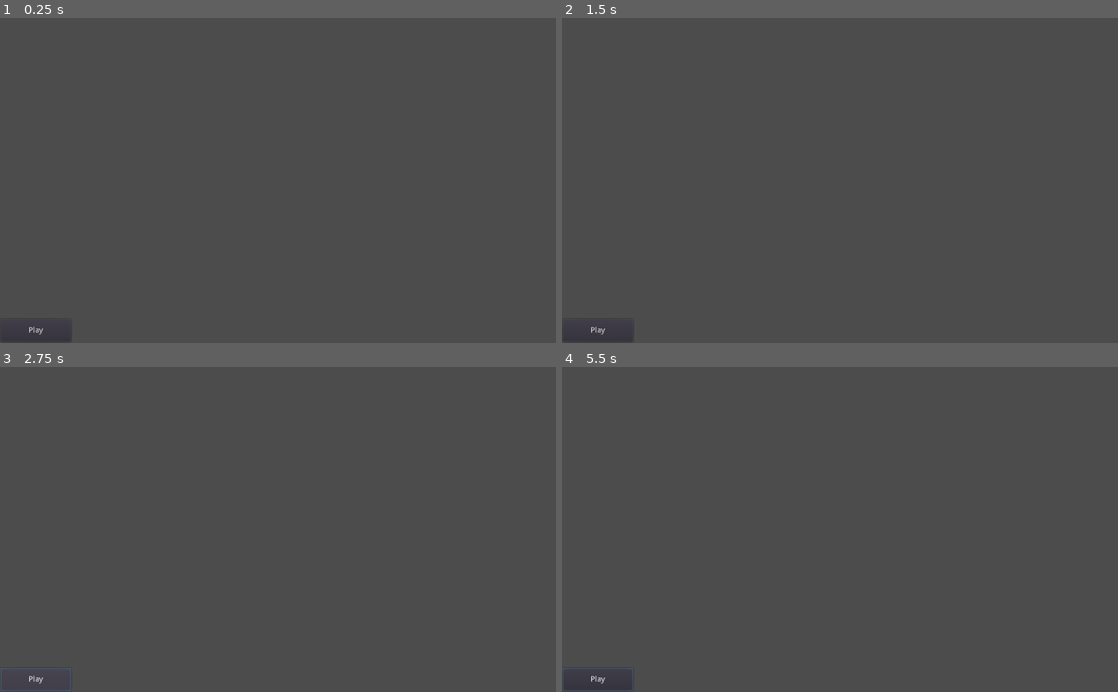
Above: before the commit, frames 1-4 (two rows, left to right).
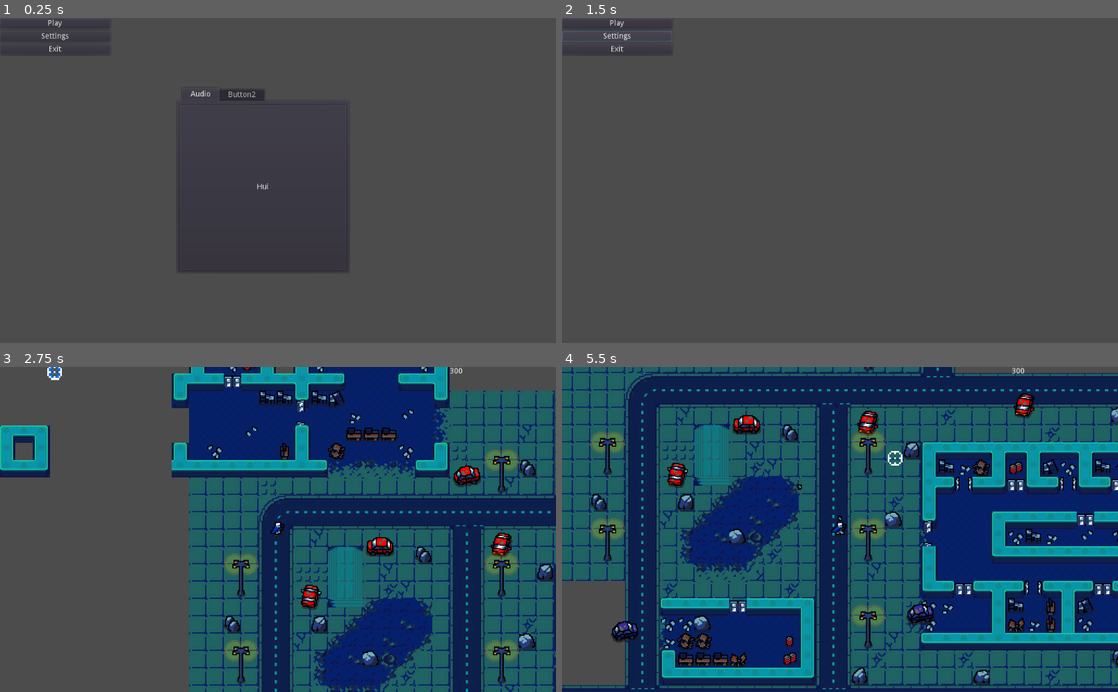
Above: after the commit, the same moments.

Repository: Blinc13/2D-Shoter
Game: Godot game, scene res://Scenes/Another/MainMenu.tscn
Two runs of this game, one before a commit and one after it. Both use one fixed random seed, a clock stepped at 60 frames per second and the inputs below. The engine's default icon, where the game draws it, is replaced by a stand-in: a white triangle on a blue panel in a dark square.
Inputs (mouse positions are in pixels of both pictures, inside the frame that each line leads up to):
- Up to frame 1 (0.25 s): no input
- Up to frame 2 (1.5 s): click (823, 187) at 0.5 s, where only the run after the commit has a clickable "Hui"; click (617, 37) at 1.25 s, where only the run after the commit has a clickable "Settings"
- Up to frame 3 (2.75 s): click "Play" at 2 s
- Up to frame 4 (5.5 s): click (595, 679) at 2.75 s, where only the run before the commit has a clickable "Play"; tap Enter at 3.5 s; move the mouse to (962, 513) at 3.52 s; hold D (Right) 3.53-4.28 s; hold Shift (Dash) 3.53-4.28 s; move the mouse to (728, 545) at 4.27 s; hold S (Down) 4.28-5.03 s; click (728, 545) at 4.35 s; move the mouse to (895, 458) at 5.02 s; hold D (Right) from 5.03 s (still down); hold Right mouse button (Grenade) from 5.03 s (still down)

The runs differ from the first frame. In frame 1, 0.9% of the frame differs, in the area x 0-63%, y 0-100%; in frame 2, 0.3%; in frame 3, 67%; in frame 4, 96%, in the area x 0-100%, y 0-100%.

Commit message:
add btns

Diff:
--- a/Scenes/Another/MainMenu.tscn
+++ b/Scenes/Another/MainMenu.tscn
@@ -10,18 +10,77 @@
 "_edit_use_anchors_": false
 }
 
-[node name="Button" type="Button" parent="."]
-anchor_left = 0.001
-anchor_top = 0.927
-anchor_right = 0.128
+[node name="TabContainer" type="TabContainer" parent="."]
+anchor_left = 0.319
+anchor_top = 0.243
+anchor_right = 0.627
+anchor_bottom = 0.782
+margin_left = 0.343994
+margin_top = -16.8
+margin_right = -0.0480347
+margin_bottom = -0.200043
+tab_align = 0
+__meta__ = {
+"_edit_use_anchors_": false
+}
+
+[node name="Audio" type="Button" parent="TabContainer"]
+anchor_right = 1.0
 anchor_bottom = 1.0
-margin_left = -0.024
-margin_top = -0.200012
-margin_right = -0.0720062
-margin_bottom = -2.0
+margin_left = 4.0
+margin_top = 32.0
+margin_right = -4.0
+margin_bottom = -4.0
+text = "Hui"
+
+[node name="Button2" type="Button" parent="TabContainer"]
+visible = false
+anchor_right = 1.0
+anchor_bottom = 1.0
+margin_left = 4.0
+margin_top = 32.0
+margin_right = -4.0
+margin_bottom = -4.0
+text = "Huii"
+
+[node name="MarginContainer" type="MarginContainer" parent="."]
+anchor_right = 0.198
+anchor_bottom = 1.0
+margin_right = 0.247986
+margin_bottom = -531.0
+__meta__ = {
+"_edit_use_anchors_": false
+}
+
+[node name="VBoxContainer" type="VBoxContainer" parent="MarginContainer"]
+margin_right = 203.0
+margin_bottom = 69.0
+rect_min_size = Vector2( 203, 68 )
+alignment = 1
+__meta__ = {
+"_edit_use_anchors_": false
+}
+
+[node name="PlayBtn" type="Button" parent="MarginContainer/VBoxContainer"]
+margin_right = 203.0
+margin_bottom = 20.0
 text = "Play"
 __meta__ = {
 "_edit_use_anchors_": false
 }
 
-[connection signal="pressed" from="Button" to="." method="_on_Button_pressed"]
+[node name="SettingsBtn" type="Button" parent="MarginContainer/VBoxContainer"]
+margin_top = 24.0
+margin_right = 203.0
+margin_bottom = 44.0
+text = "Settings"
+
+[node name="ExitBtn" type="Button" parent="MarginContainer/VBoxContainer"]
+margin_top = 48.0
+margin_right = 203.0
+margin_bottom = 68.0
+text = "Exit"
+
+[connection signal="pressed" from="MarginContainer/VBoxContainer/PlayBtn" to="." method="_on_PlayBtn_pressed"]
+[connection signal="pressed" from="MarginContainer/VBoxContainer/SettingsBtn" to="." method="_on_SettingsBtn_pressed"]
+[connection signal="pressed" from="MarginContainer/VBoxContainer/ExitBtn" to="." method="_on_ExitBtn_pressed"]
